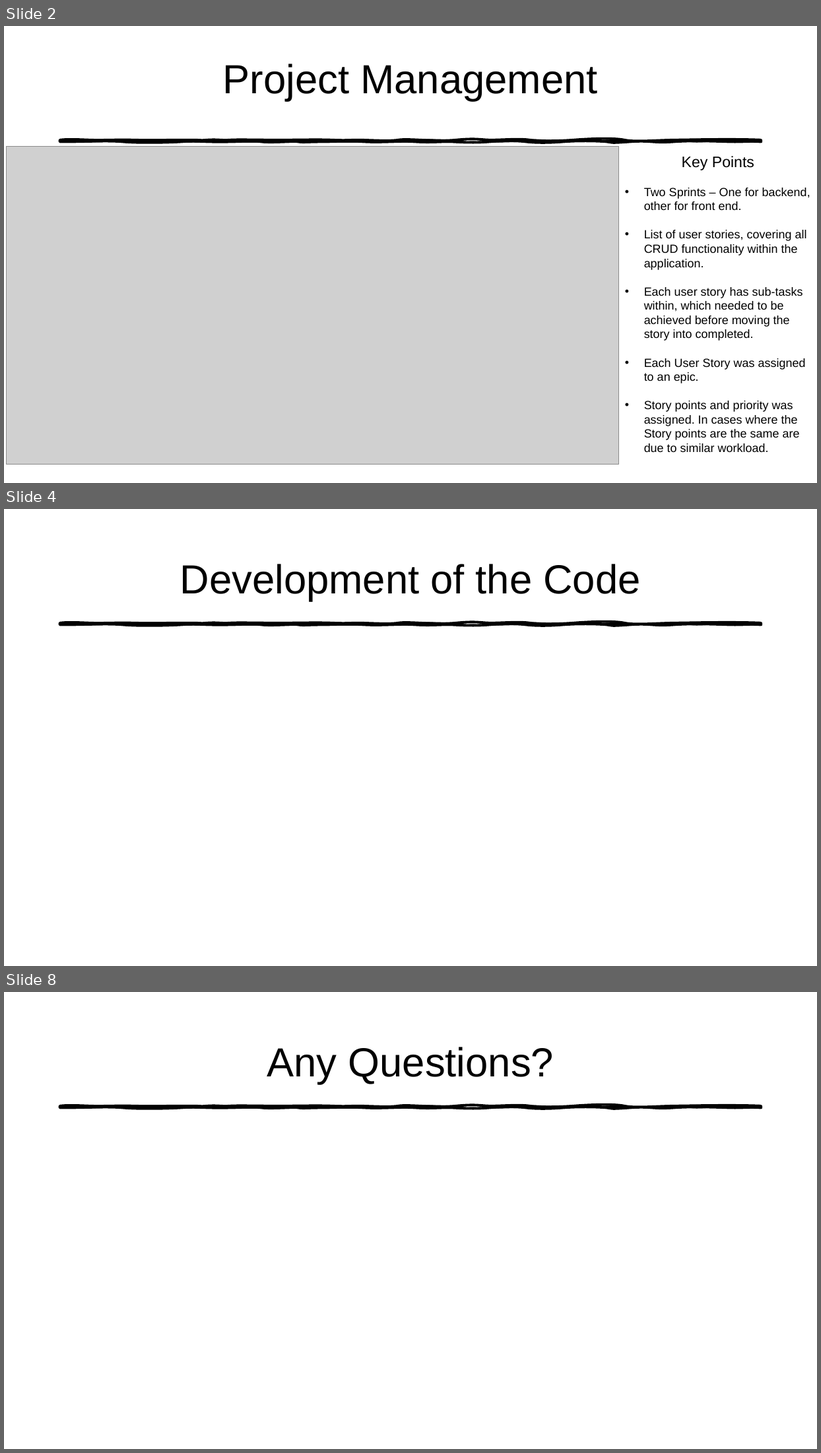
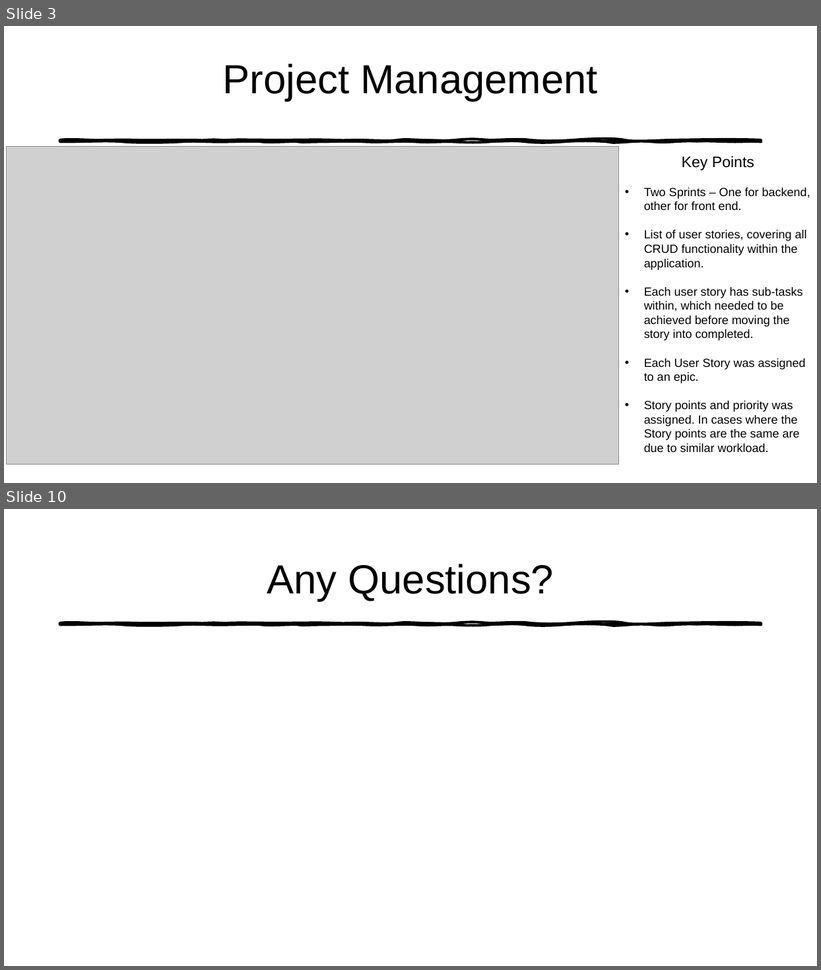
Before and after one commit to TomHoey/To-Do-List-Application, a slide deck: Documentation/To-Do-List Presentation.pptx. Shown one above the other, each under a label of ours: slides 2, 4 and 8 before the commit, slides 3 and 10 after it; the slides between them are not shown. The pictures are 821x1453 and 821x970 pixels, drawn with LibreOffice and Linux fonts; fonts in the diff are those of the drawing; grey boxes stand for pictures. Boxes give left, top, right and bottom in pixels: in the first picture for what was removed or moved away, otherwise in the second. Text is boxed around its words. In the diff, an @@ line names an element or a change of style, - is before the commit and + after.

```diff
--- a/Documentation/To-Do-List Presentation.pptx
+++ b/Documentation/To-Do-List Presentation.pptx
@@ slide 4 removed at (4, 509, 817, 966), background #FFFFFF; not listed: 1 template element that a slide beside it also shows @@
@@ title removed at (180, 564, 640, 601) @@
-Development of the Code
@@ what was slide 2 is now slide 3 @@
@@ what was slide 8 is now slide 10 @@
```
Also in this commit, not shown: 1 slide changed, 6 slides added, 3 other slides removed, 26 other files.
